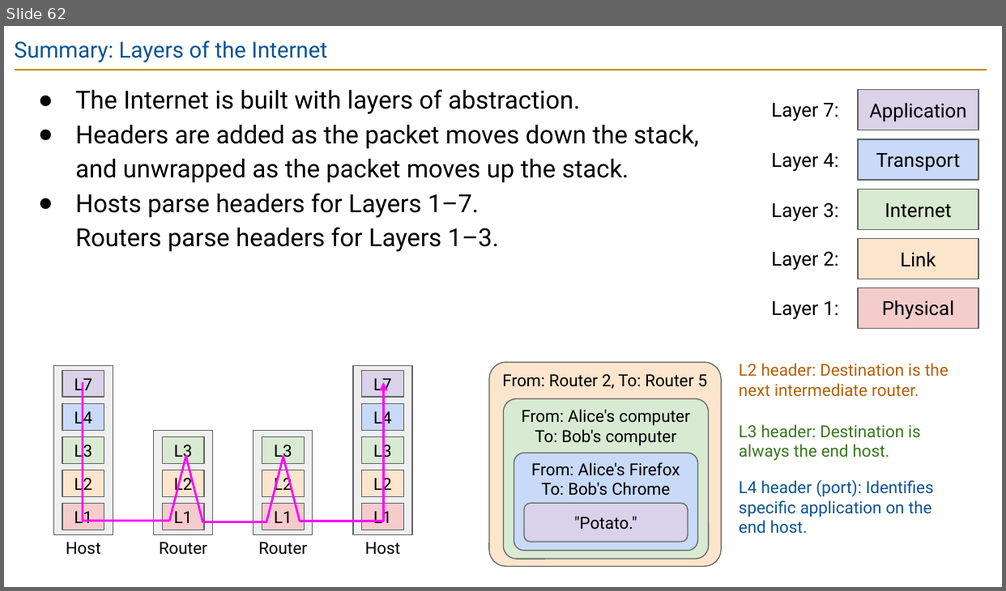
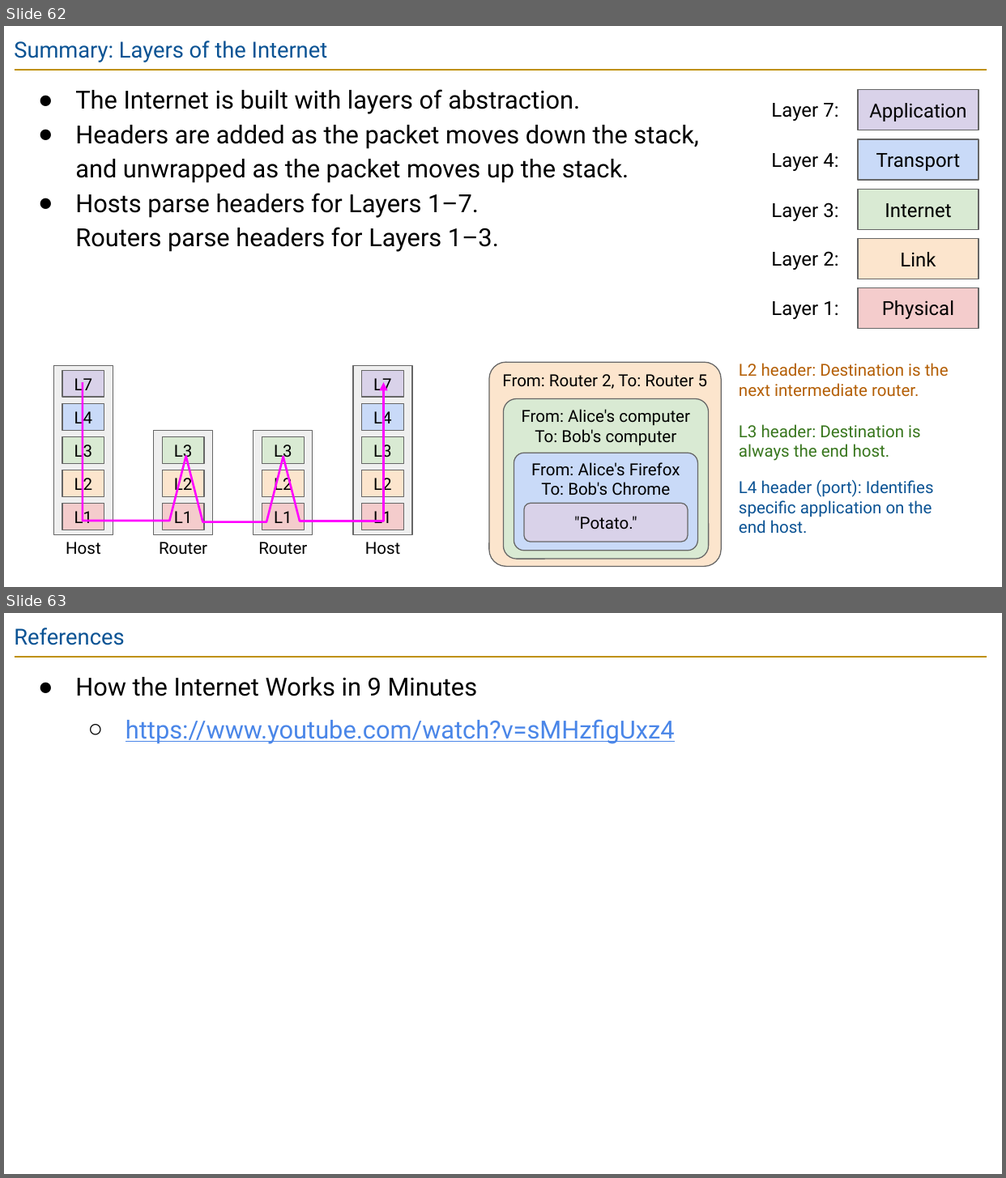
Before and after one commit to guhofstra/CSC175Sp26, a slide deck: PPTs/Lecture 1 - Layers of the Internet.pptx. Shown one above the other, each under a label of ours: slide 62 before the commit, slides 62 and 63 after it. The pictures are 1006x591 and 1006x1178 pixels, drawn with LibreOffice and Linux fonts; fonts in the diff are those of the drawing. Boxes give left, top, right and bottom in pixels: in the first picture for what was removed or moved away, otherwise in the second. Text is boxed around its words. In the diff, an @@ line names an element or a change of style, - is before the commit and + after.

```diff
--- a/PPTs/Lecture 1 - Layers of the Internet.pptx
+++ b/PPTs/Lecture 1 - Layers of the Internet.pptx
@@ slide 63 added at (4,613,1002,1174), background #FFFFFF; not listed: 1 template element that a slide beside it also shows @@
@@ title added at (14,628,124,645), 16 pt, text #0B5394 @@
+References
@@ text added at (75,677,675,744), 18 pt, text #4A86E8, underline @@
+● How the Internet Works in 9 Minutes
+  ○ https://www.youtube.com/watch?v=sMHzfigUxz4
```
Also in this commit, not shown: 3 other files.
